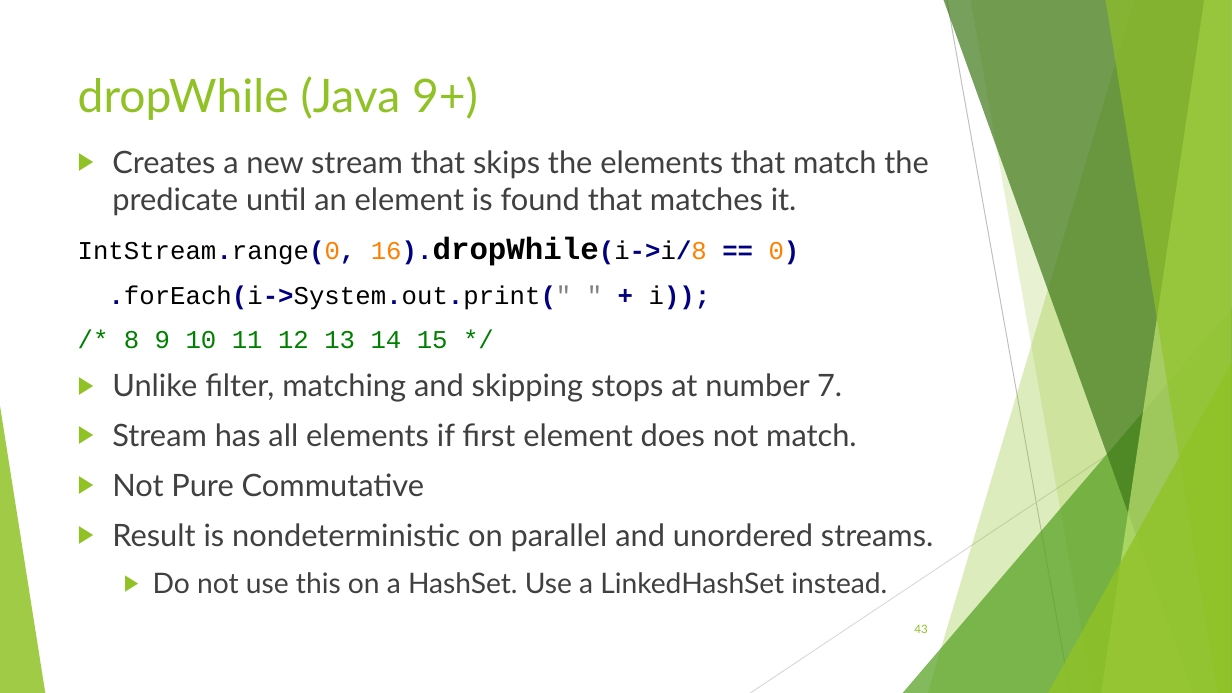
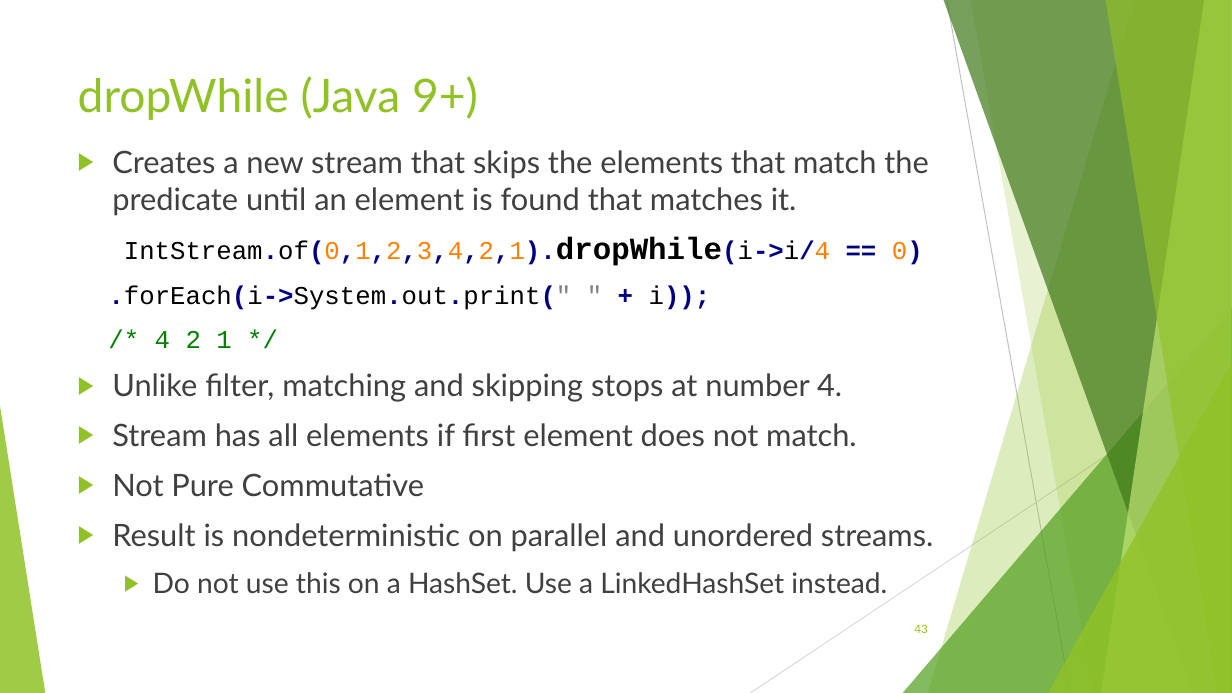
Before and after one commit to RichardRoda/2017-CodePaLOUsa-Lambda, a slide deck: slide 43 of Learning to Love the Lambda in the Stream.pptx. Drawn at 1232x693 pixels with LibreOffice and Linux fonts; fonts in the diff are those of the drawing. Boxes give left, top, right and bottom in pixels: in the first picture for what was removed or moved away, otherwise in the second. Text is boxed around its words. In the diff, an @@ line names an element or a change of style, - is before the commit and + after.

```diff
--- a/Learning to Love the Lambda in the Stream.pptx
+++ b/Learning to Love the Lambda in the Stream.pptx
@@ text at (124, 237, 923, 266): text changed; bold on @@
-IntStream.range(0, 16).dropWhile(i->i/8 == 0)
+IntStream.of(0,1,2,3,4,2,1).dropWhile(i->i/4 == 0)
@@ text at (112, 331, 842, 402): text changed @@
-/* 8 9 10 11 12 13 14 15 */
-▶ Unlike filter, matching and skipping stops at number 7.
+/* 4 2 1 */
+▶ Unlike filter, matching and skipping stops at number 4.
```
Also in this commit, not shown: 14 other slides changed, 1 other file.
